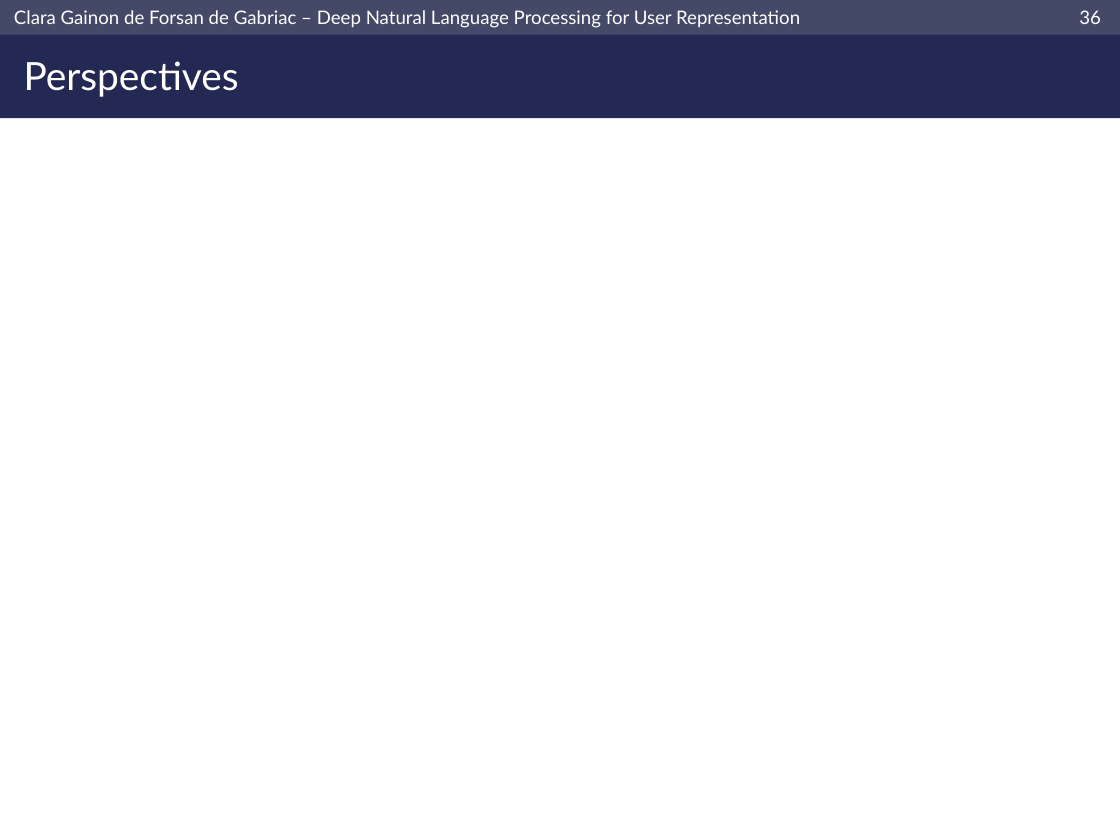
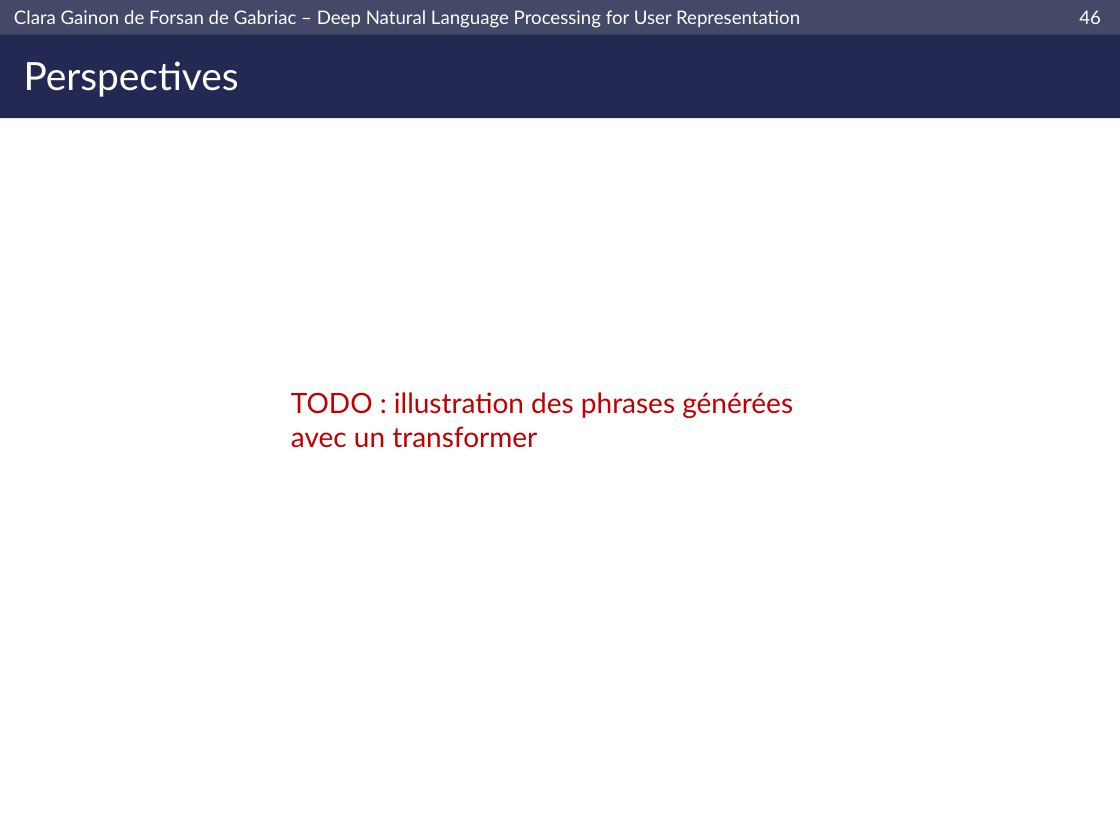
Before and after one commit to clara-gdef/defense, a slide deck: slide 47 of defense.pptx (slide 37 before the commit). Drawn at 1120x840 pixels with LibreOffice and Linux fonts; fonts in the diff are those of the drawing; background and template pictures are left out. Boxes give left, top, right and bottom in pixels: in the first picture for what was removed or moved away, otherwise in the second. Text is boxed around its words. In the diff, an @@ line names an element or a change of style, - is before the commit and + after.

```diff
--- a/defense.pptx
+++ b/defense.pptx
@@ page number at [1079, 10, 1101, 24]: text changed @@
-36
+46
@@ text added at [291, 392, 793, 448], 18 pt, text #C00000 @@
+TODO : illustration des phrases générées avec un transformer
```
Also in this commit, not shown: 6 other slides changed, 14 slides added, 4 slides removed.
